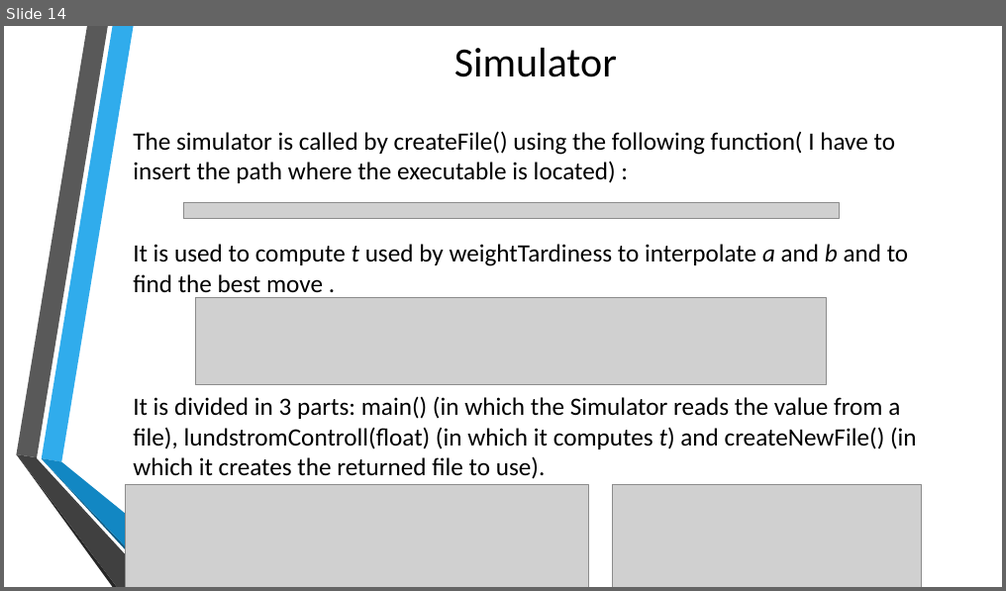
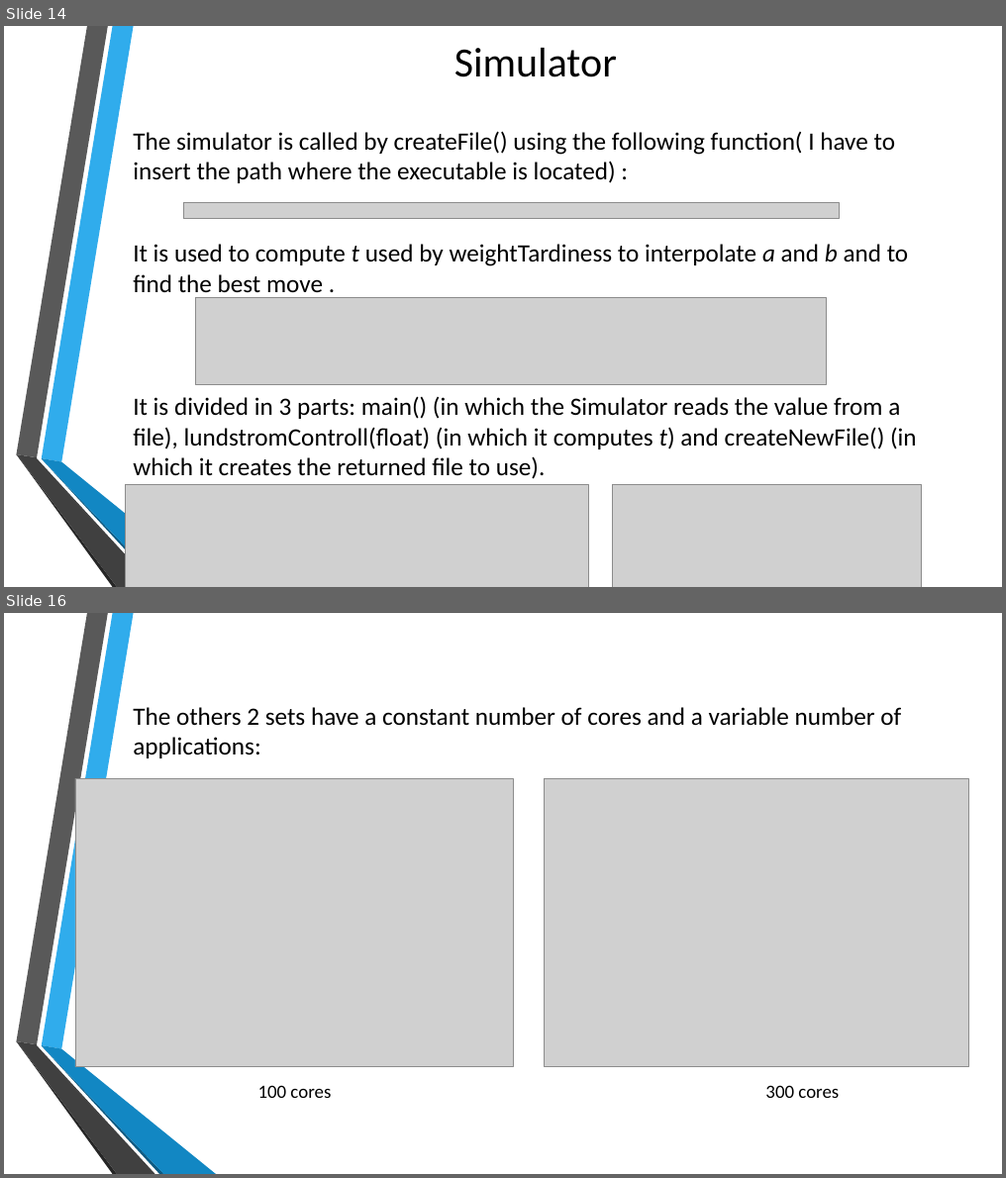
Before and after one commit to Mick95/ParallelProject, a slide deck: projectP/Presentation.pptx. Shown one above the other, each under a label of ours: slide 14 before the commit, slides 14 and 16 after it; the slides between them are not shown. The pictures are 1006x591 and 1006x1178 pixels, drawn with LibreOffice and Linux fonts; fonts in the diff are those of the drawing; grey boxes stand for pictures; background and template pictures are left out. Boxes give left, top, right and bottom in pixels: in the first picture for what was removed or moved away, otherwise in the second. Text is boxed around its words. In the diff, an @@ line names an element or a change of style, - is before the commit and + after.

```diff
--- a/projectP/Presentation.pptx
+++ b/projectP/Presentation.pptx
@@ slide 16 added at <box>4,613,1002,1174</box>, background picture (left out); not listed: 6 template elements that a slide beside it also shows @@
@@ text added at <box>133,707,901,759</box>, 24 pt, text #000000 @@
+The others 2 sets have a constant number of cores and a variable number of applications:
@@ picture added at <box>75,778,513,1067</box> @@
@@ picture added at <box>545,778,969,1067</box> @@
@@ text added at <box>258,1085,839,1098</box>, 18 pt, text #000000 @@
+100 cores 300 cores
```
Also in this commit, not shown: 2 slides changed, 1 other slide added, 19 other files.
